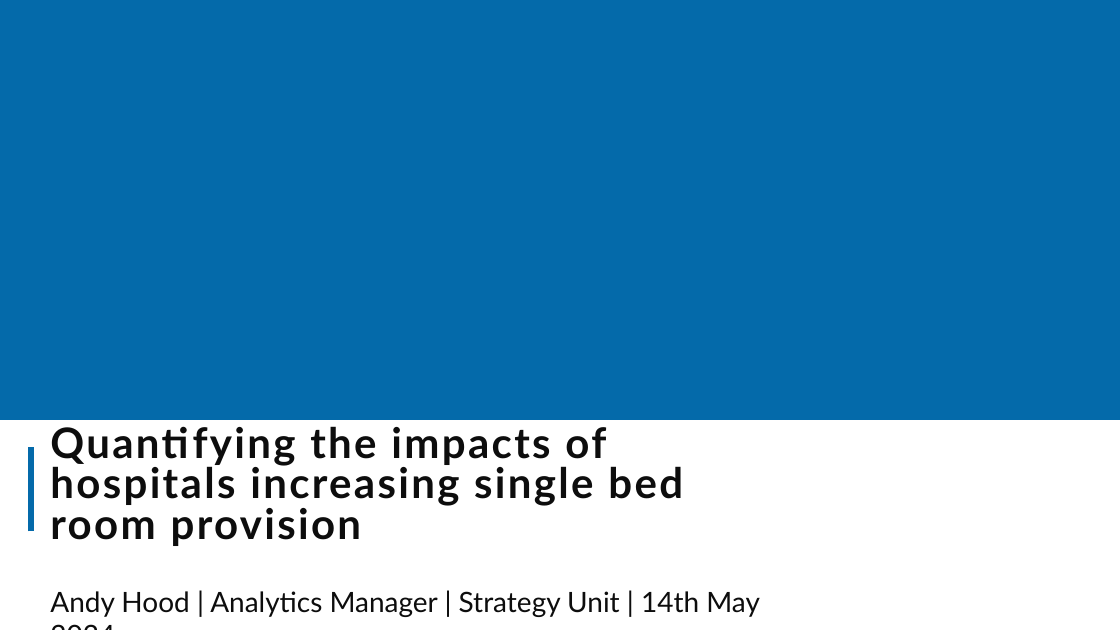
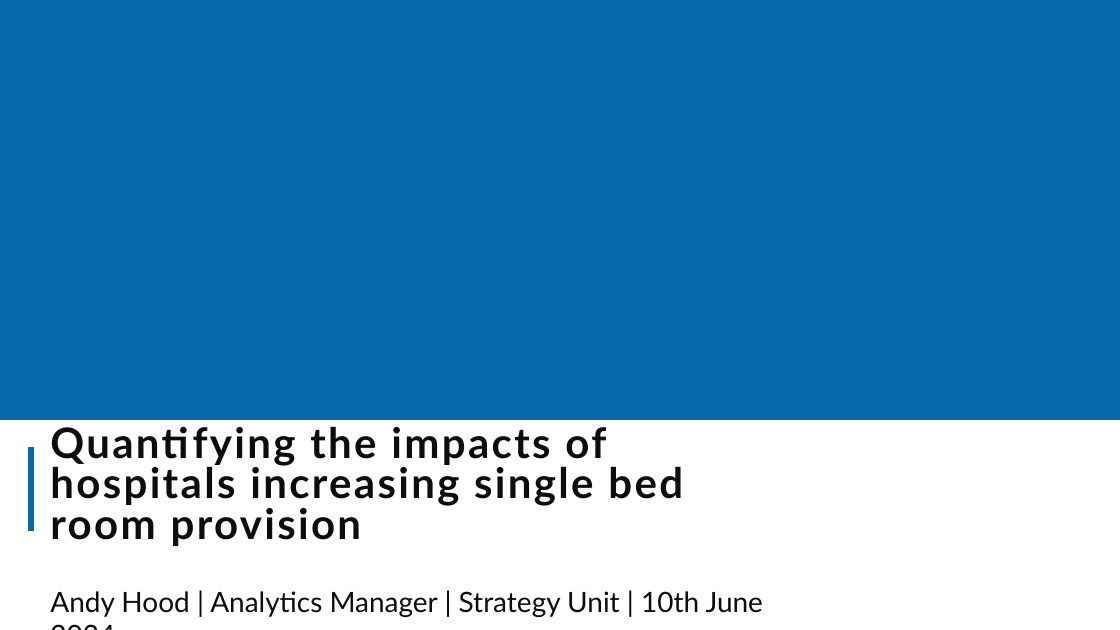
Before and after one commit to The-Strategy-Unit/nhp_sbr_impacts, a slide deck: slide 1 of NHP_SBR impacts_2024.pptx. Drawn at 1120x630 pixels with LibreOffice and Linux fonts; fonts in the diff are those of the drawing; background and template pictures are left out. Boxes give left, top, right and bottom in pixels: in the first picture for what was removed or moved away, otherwise in the second. Text is boxed around its words. In the diff, an @@ line names an element or a change of style, - is before the commit and + after.

Commit message:
Add/changes images to use in ppt render. Updated all text for presentation and latest render output.

```diff
--- a/NHP_SBR impacts_2024.pptx
+++ b/NHP_SBR impacts_2024.pptx
@@ subtitle at (50,591,763,617): text changed @@
-Andy Hood | Analytics Manager | Strategy Unit | 14th May 2024
+Andy Hood | Analytics Manager | Strategy Unit | 10th June 2024
```
Also in this commit, not shown: 30 other slides changed, 10 slides added, 3 other files.
